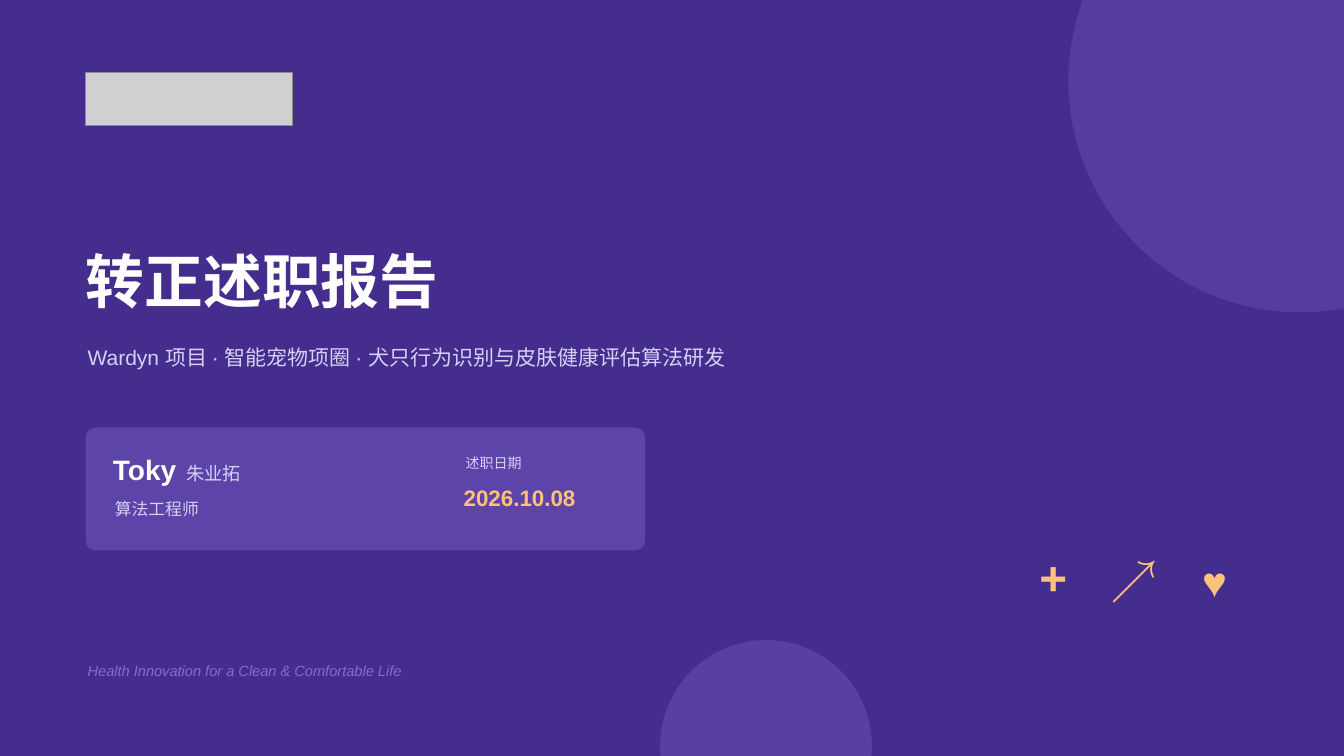
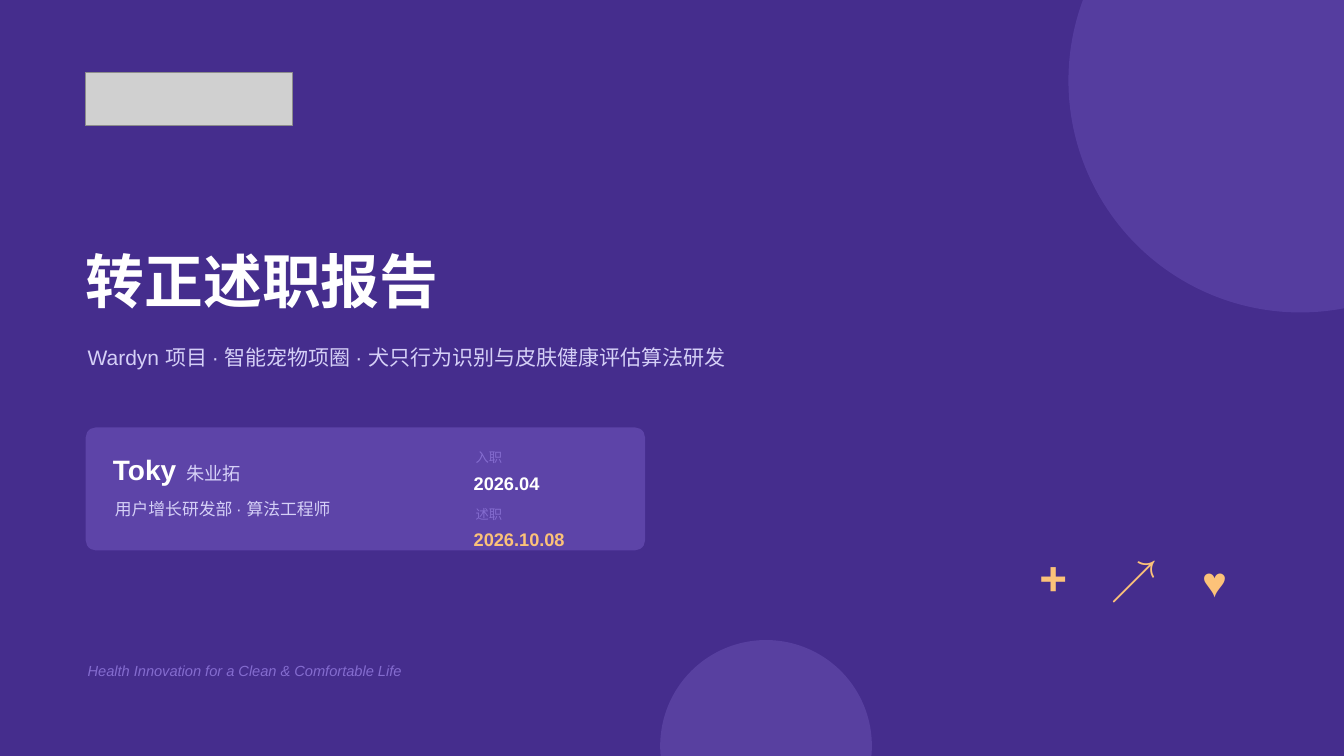
Before and after one commit to zhuyetuo/workplace_soft_skills, a slide deck: slide 1 of 转正述职/转正述职报告-Toky.pptx. Drawn at 1344x756 pixels with LibreOffice and Linux fonts; fonts in the diff are those of the drawing; grey boxes stand for pictures. Boxes give left, top, right and bottom in pixels: in the first picture for what was removed or moved away, otherwise in the second. Text is boxed around its words. In the diff, an @@ line names an element or a change of style, - is before the commit and + after.

```diff
--- a/转正述职/转正述职报告-Toky.pptx
+++ b/转正述职/转正述职报告-Toky.pptx
@@ text added at box(476, 448, 503, 467), 9.5 pt, text #846CCF @@
+入职
@@ text added at box(474, 477, 540, 490), 13 pt, text #FFFFFF, bold @@
+2026.04
@@ text at box(115, 501, 331, 517): text changed @@
-算法工程师
+用户增长研发部 · 算法工程师
@@ text at box(476, 504, 503, 523): text changed; size 10 to 9.5 pt; text colour #D5D0F7 to #846CCF @@
-述职日期
+述职
@@ text "2026.10.08": place and size @@
-text "2026.10.08" at box(464, 490, 576, 506)
+text "2026.10.08" at box(474, 533, 565, 546)
@@ text "2026.10.08" at box(474, 533, 565, 546): size 16 to 13 pt @@
```
Also in this commit, not shown: 1 other slide changed, 1 other file.
